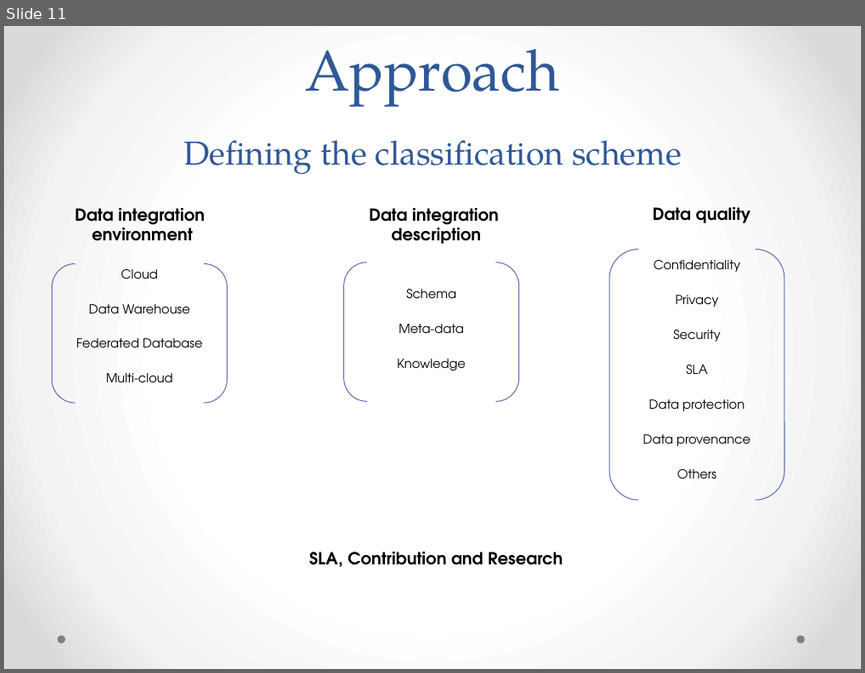
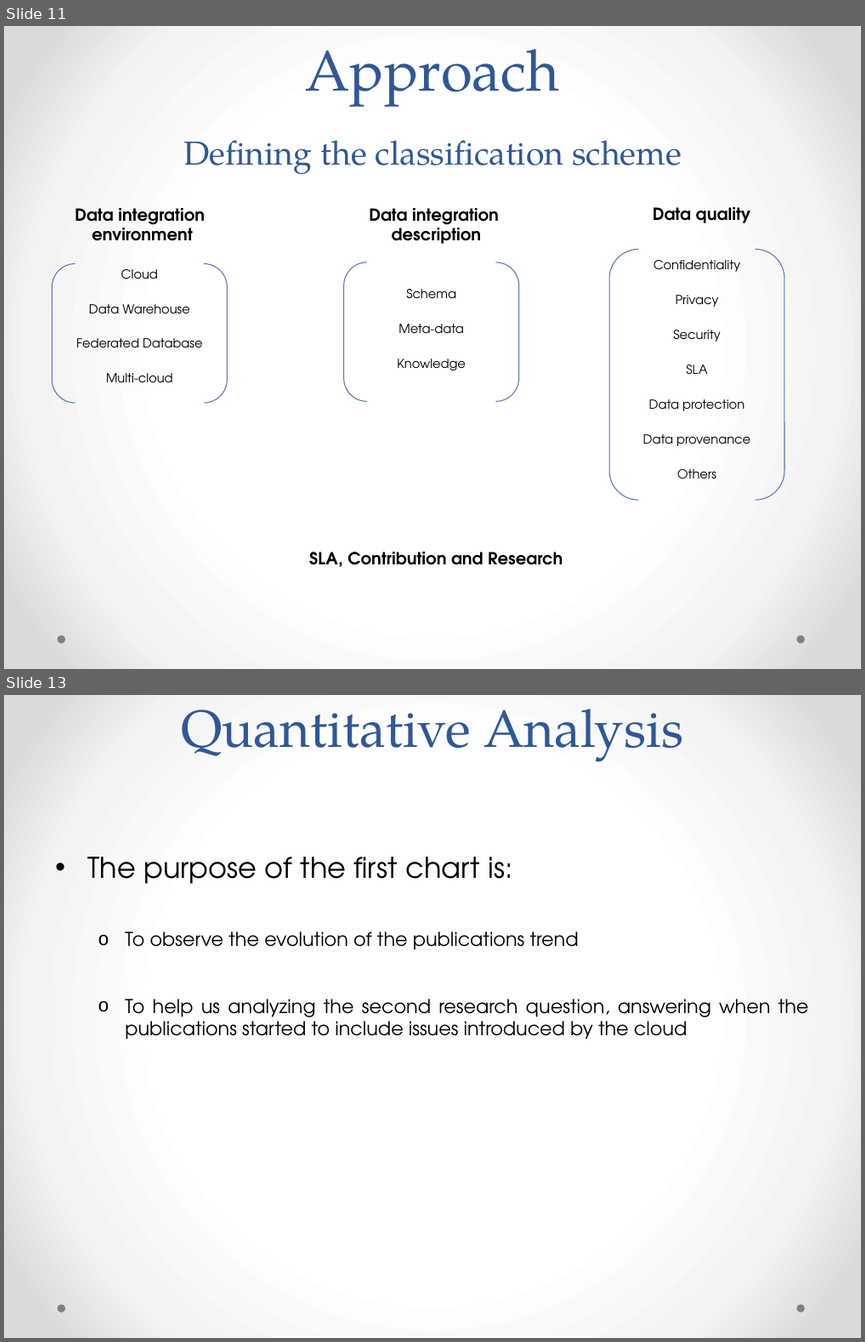
Before and after one commit to danielboni/DanielCarvalho-PhD, a slide deck: Presentations/DEXA 2015 Presentation.pptx. Shown one above the other, each under a label of ours: slide 11 before the commit, slides 11 and 13 after it; the slides between them are not shown. The pictures are 865x673 and 865x1342 pixels, drawn with LibreOffice and Linux fonts; fonts in the diff are those of the drawing. Boxes give left, top, right and bottom in pixels: in the first picture for what was removed or moved away, otherwise in the second. Text is boxed around its words. In the diff, an @@ line names an element or a change of style, - is before the commit and + after.

```diff
--- a/Presentations/DEXA 2015 Presentation.pptx
+++ b/Presentations/DEXA 2015 Presentation.pptx
@@ slide 13 added at <box>4,695,861,1338</box>, background gradient #FFFFFF to #F4F4F4 to #DADADA; not listed: 2 template elements that a slide beside it also shows @@
@@ title added at <box>181,709,683,762</box>, 44 pt, text #2F5897 @@
+Quantitative Analysis
@@ text added at <box>87,857,809,1039</box>, 16 pt, text #000000 @@
+• The purpose of the first chart is:
+  o To observe the evolution of the publications trend
+  o To help us analyzing the second research question, answering when the publications started to include issues introduced by the cloud
```
Also in this commit, not shown: 2 slides changed, 9 other slides added, 4 slides removed.
